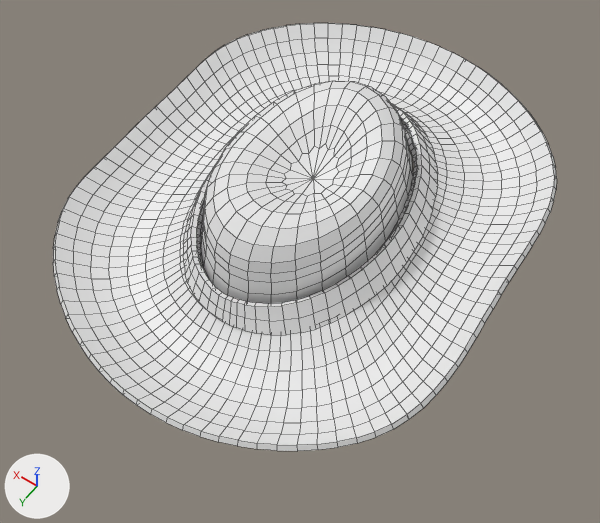
Two versions of the FBX model Assets/Blender/player_mesh.fbx, one commit apart.
The view is the same before and after, from a 50 mm lens placed at (-1.066, 1.511, 2.303), pointed at (-0.042, 0.078, 0.051). Lighting does not change. The marker at lower left points along +X, +Y and +Z. Mesh edges are drawn as thin lines. Where no turn or scale is listed for an object, it has been applied to the vertices. Vertices at the same position are counted once.

Names of what the first picture shows: 'Hat'.
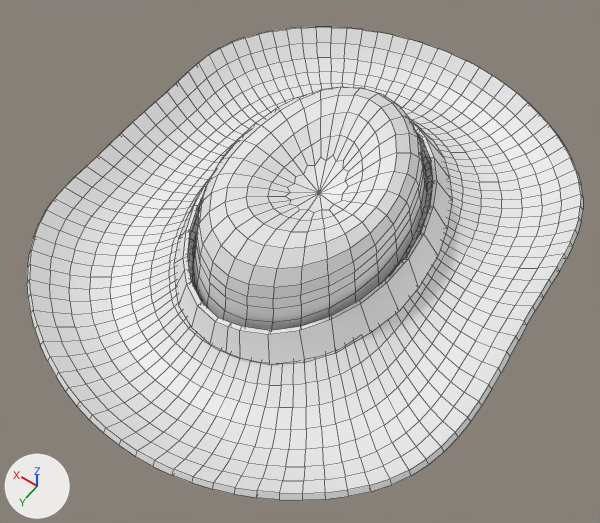
The change, as a diff of the scene's bpy script:
```diff
--- a/Assets/Blender/player_mesh.fbx.py
+++ b/Assets/Blender/player_mesh.fbx.py
@@ me_sphere_003 @@
 # used by ob_hat; location = (-0.011, 0.014, 0.364); rotation_euler = (-0.117, -0.000573, -0.00979), in degrees (-6.7, 0, -0.6); scale = (0.914, 0.914, 0.914)
-me_sphere_003.from_pydata(...)  # 2674 vertices, 2672 faces; spans x -0.78..0.77, y -0.94..0.93, z -0.24..0.19
+me_sphere_003.from_pydata(...)  # 2290 vertices, 2288 faces; spans x -0.78..0.77, y -0.94..0.93, z -0.24..0.19
+# me_sphere_003 part 1: 384 vertices removed from x -0.43..0.39, y -0.58..0.53, z -0.17..-0.01
@@ me_cylinder_004 @@
+me_cylinder_004.from_pydata(...)  # 128 vertices, 128 faces; spans x -0.427..0.386, y -0.563..0.531, z -0.137..0.081
@@ ob_hat @@
 ob_hat = bpy.data.objects.new('Hat', me_sphere_003)
-ob_hat.location = (-0.011, 0.014, 0.364)
-ob_hat.rotation_euler = (-0.117, -0.000573, -0.00979)  # degrees (-6.7, 0, -0.6)
-ob_hat.scale = (0.914, 0.914, 0.914)
+ob_hat.location = (-0.054, 0.05, 0.351)
+ob_hat.rotation_euler = (-0.0797, -0.013, -0.00118)  # degrees (-4.6, -0.7, -0.1)
@@ ob_hutband @@
+ob_hutband = bpy.data.objects.new('Hutband', me_cylinder_004)
+ob_hutband.location = (-0.052, 0.03, 0.291)
```

Where the change shows, as pixel boxes [x1, y1, x2, y2] in the pictures (600 x 523 px):
'Hat', reshaped, moved, turned, rescaled: before [53, 23, 557, 451]; after [27, 27, 583, 500]
'Hutband', added: after [174, 120, 452, 365]
part 1 of me_sphere_003, deleted: before [183, 103, 438, 335]
